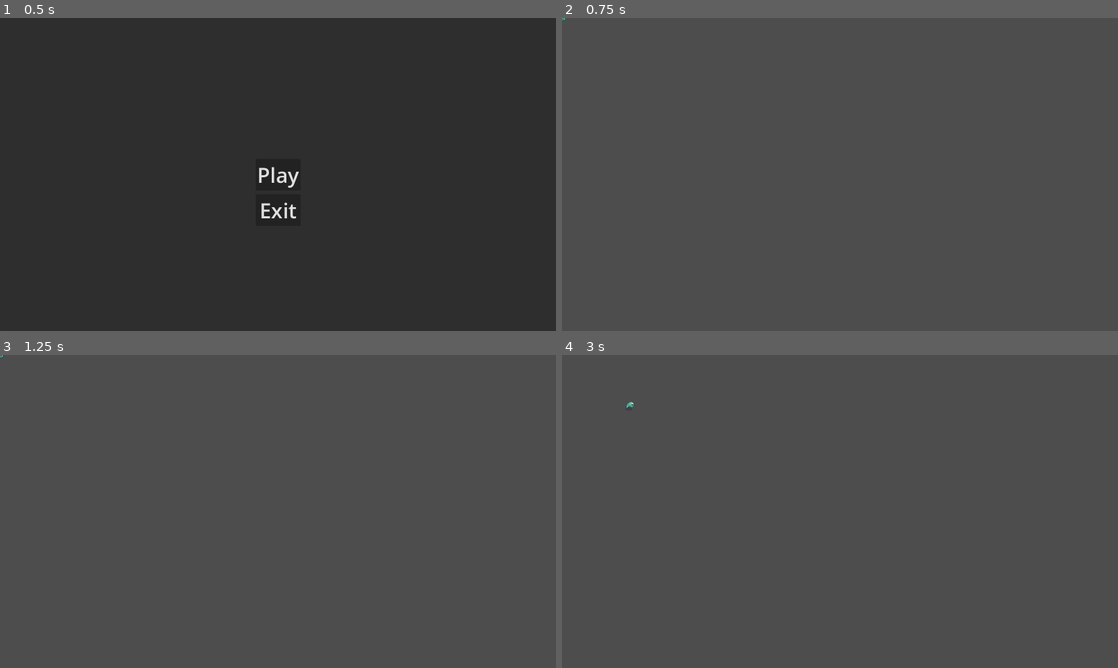
Above: before the commit, frames 1-4 (two rows, left to right).
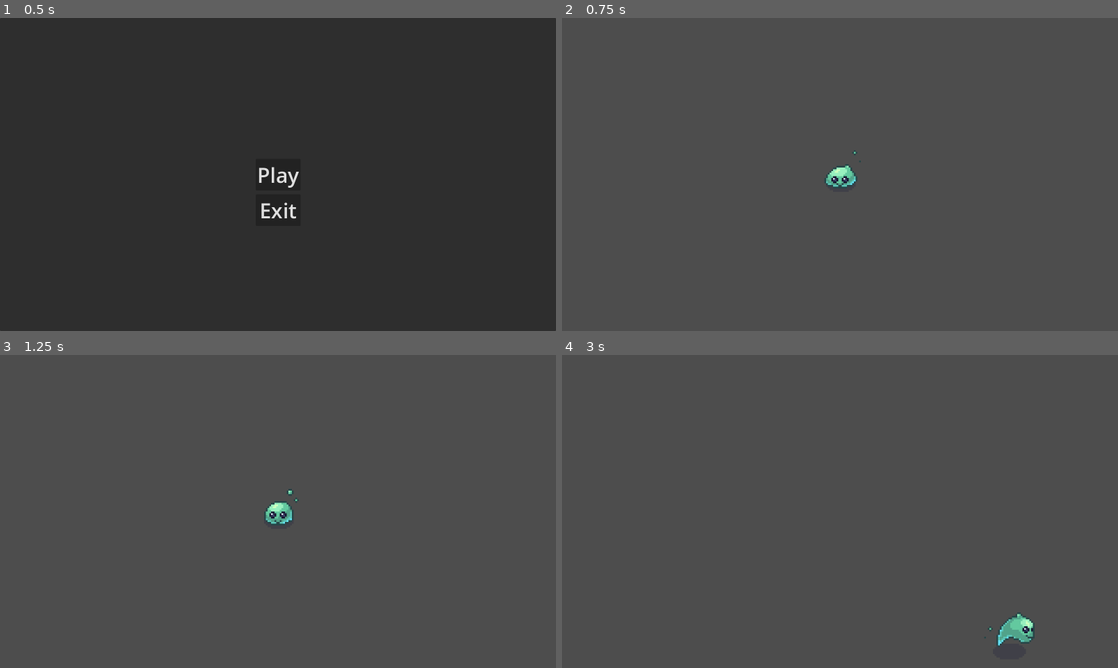
Above: after the commit, the same moments.

Repository: tukaram40k/sandbox-game
Game: Godot game, scene res://scenes/main_menu.tscn
Same seed, same stepped clock (60 frames per second), same inputs: the game is played once before the commit and once after it.
Inputs:
- Up to frame 1 (0.5 s): no input
- Up to frame 2 (0.75 s): click "Play" at 0.5 s
- Up to frame 3 (1.25 s): no input
- Up to frame 4 (3 s): hold D (run_right) 1.28-2.03 s; hold S (run_down) 2.03-2.78 s; hold D (run_right) from 2.78 s (still down)

Frame 1 is identical in both runs. In frame 2, 0.3% of the frame differs, in the area x 0-54%, y 0-55%; in frame 3, 0.4%; in frame 4, 0.5%, in the area x 11-85%, y 14-94%.

Commit message:
connected player to the main game world

Diff:
--- a/scenes/game_world.tscn
+++ b/scenes/game_world.tscn
@@ -1,3 +1,10 @@
-[gd_scene format=3 uid="uid://l246lmfw1bgm"]
+[gd_scene load_steps=2 format=3 uid="uid://l246lmfw1bgm"]
+
+[ext_resource type="PackedScene" uid="uid://ctr42dmeryu1b" path="res://scenes/player.tscn" id="1_s882o"]
 
 [node name="GameWorld" type="Node2D"]
+
+[node name="Player" parent="." instance=ExtResource("1_s882o")]
+
+[node name="Camera2D" type="Camera2D" parent="."]
+zoom = Vector2(5, 5)
--- a/scenes/player.tscn
+++ b/scenes/player.tscn
@@ -307,7 +307,7 @@
 [node name="AnimatedSprite2D" type="AnimatedSprite2D" parent="."]
 sprite_frames = SubResource("SpriteFrames_2bbcc")
 animation = &"idle"
-frame_progress = 0.970393
+frame_progress = 0.806575
 
 [node name="CollisionShape2D" type="CollisionShape2D" parent="."]
 shape = SubResource("CircleShape2D_ge1fk")
--- a/scripts/main_menu.gd
+++ b/scripts/main_menu.gd
@@ -1,7 +1,7 @@
 extends Control
 
 func _on_start_button_pressed() -> void:
-	get_tree().change_scene_to_file("res://scenes/player.tscn")
+	get_tree().change_scene_to_file("res://scenes/game_world.tscn")
 
 func _on_exit_button_pressed() -> void:
 	get_tree().quit()
--- a/scripts/player.gd
+++ b/scripts/player.gd
@@ -1,6 +1,6 @@
 extends CharacterBody2D
 
-var speed = 200
+var speed = 100
 var player_state
 
 func _physics_process(delta):
@@ -37,3 +37,6 @@
 			$AnimatedSprite2D.play("run-a")
 		if dir.x < -0.5 and dir.y < -0.5:
 			$AnimatedSprite2D.play("run-a")
+
+func player():
+	pass
